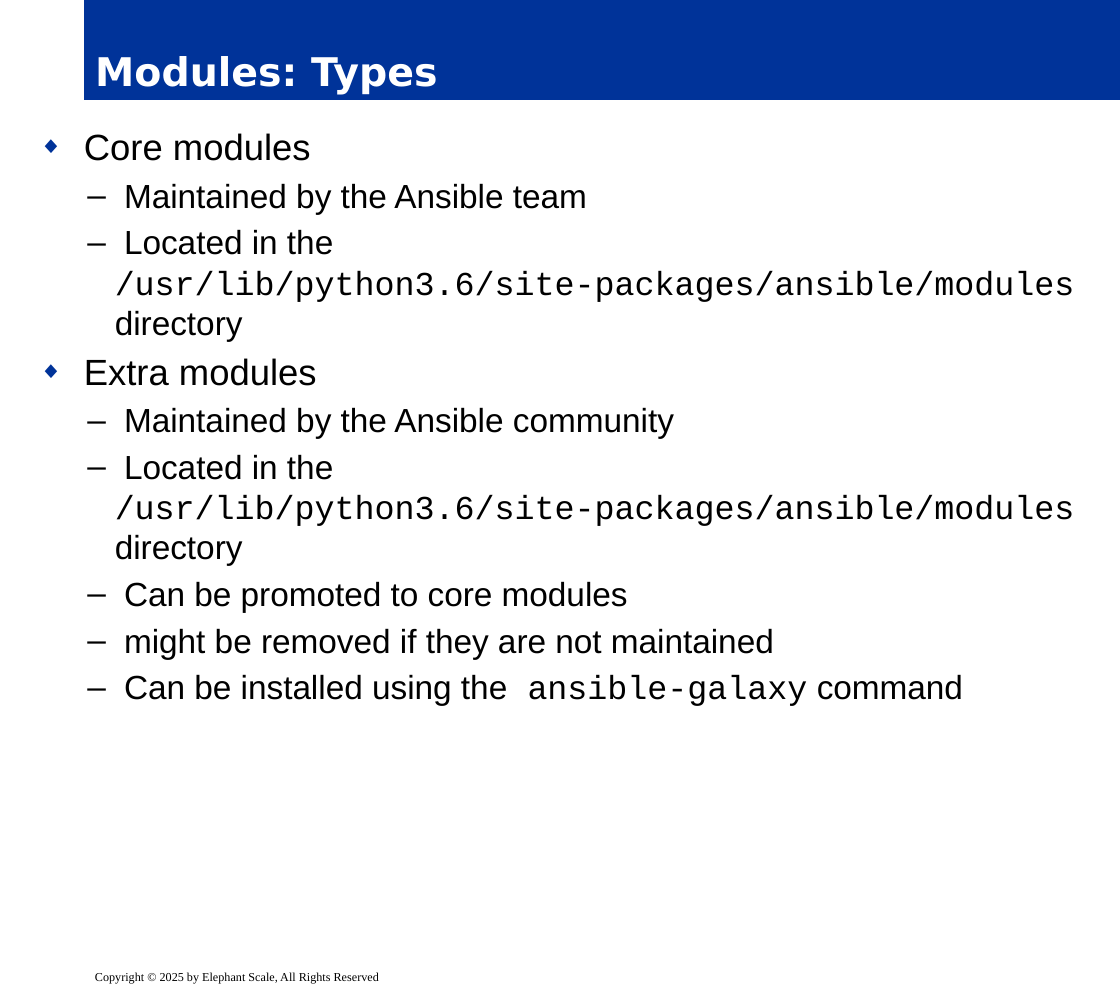
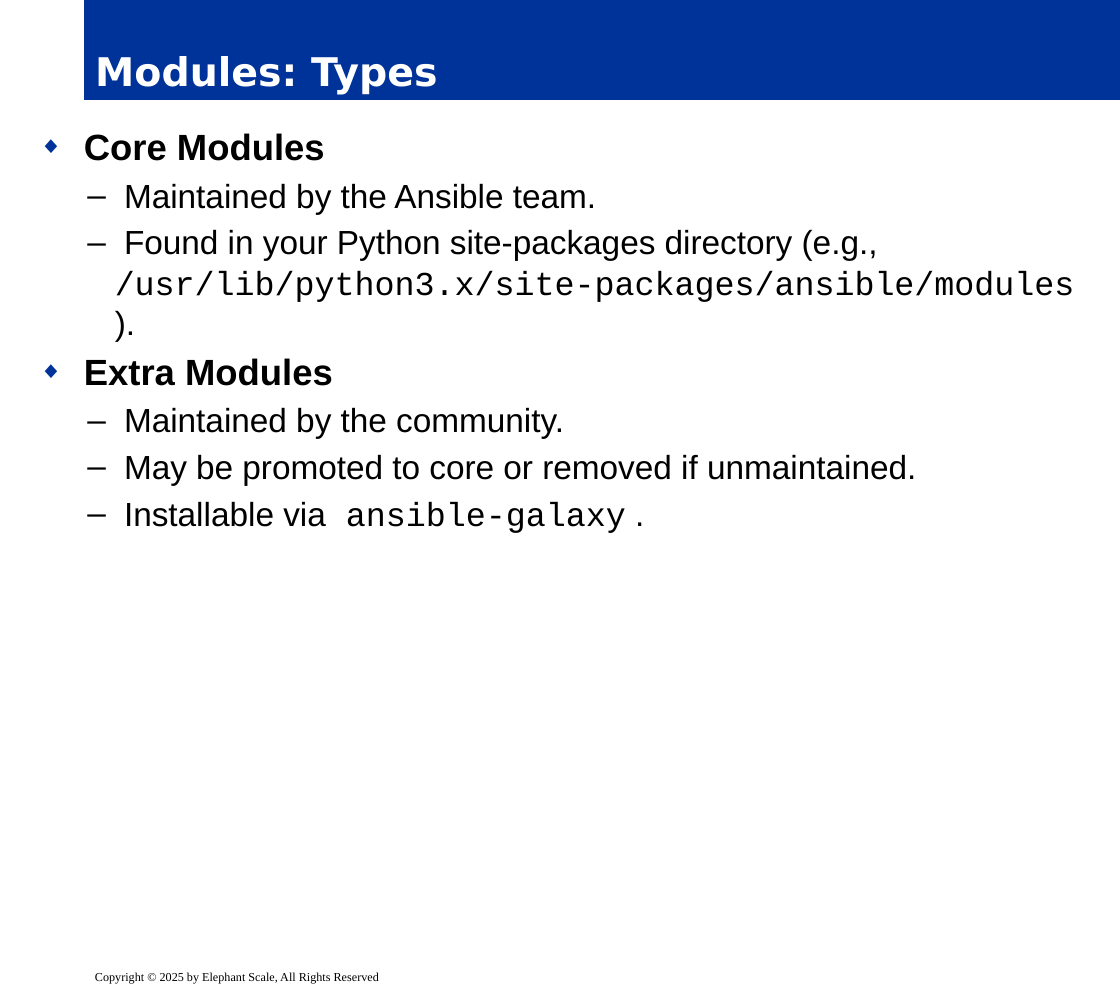
Before and after one commit to elephantscale/es-training-new, a slide deck: slide 14 of ansible/release/03__ansible-playbook.pptx (slide 15 before the commit). Drawn at 1120x992 pixels with LibreOffice and Linux fonts; fonts in the diff are those of the drawing; background and template pictures are left out. Boxes give left, top, right and bottom in pixels: in the first picture for what was removed or moved away, otherwise in the second. Text is boxed around its words. In the diff, an @@ line names an element or a change of style, - is before the commit and + after.

```diff
--- a/ansible/release/03__ansible-playbook.pptx
+++ b/ansible/release/03__ansible-playbook.pptx
@@ text at bbox=[84, 133, 1075, 533]: text changed @@
-◆ Core modules
-  – Maintained by the Ansible team
-  – Located in the /usr/lib/python3.6/site-packages/ansible/modules directory
-◆ Extra modules
-  – Maintained by the Ansible community
-  – Located in the /usr/lib/python3.6/site-packages/ansible/modules directory
-  – Can be promoted to core modules
-  – might be removed if they are not maintained
-  – Can be installed using the ansible-galaxy command
+◆ Core Modules
+  – Maintained by the Ansible team.
+  – Found in your Python site-packages directory (e.g., /usr/lib/python3.x/site-packages/ansible/modules ).
+◆ Extra Modules
+  – Maintained by the community.
+  – May be promoted to core or removed if unmaintained.
+  – Installable via ansible-galaxy .
```
Also in this commit, not shown: 73 other slides changed, 28 slides added, 17 slides removed, 6 other files.
